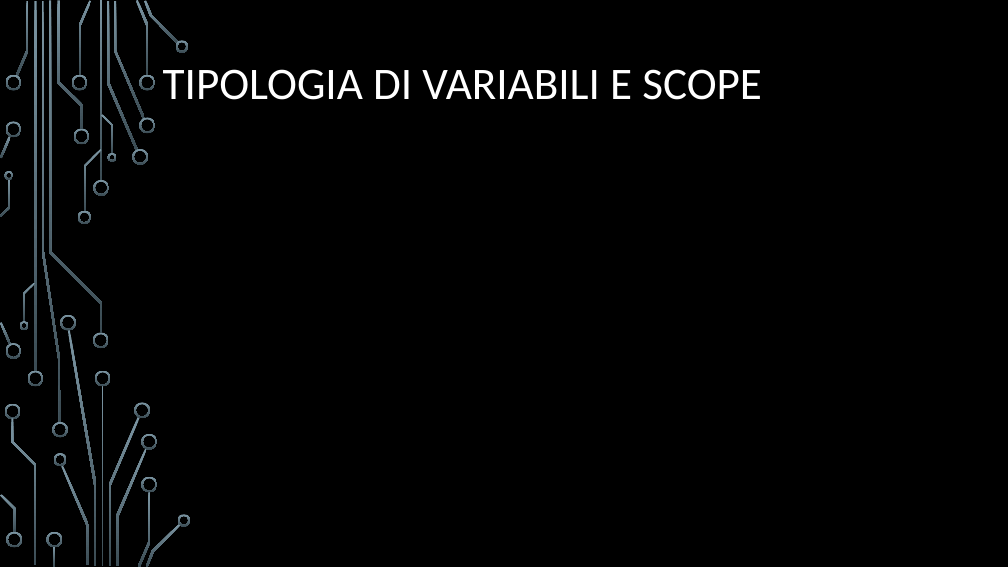
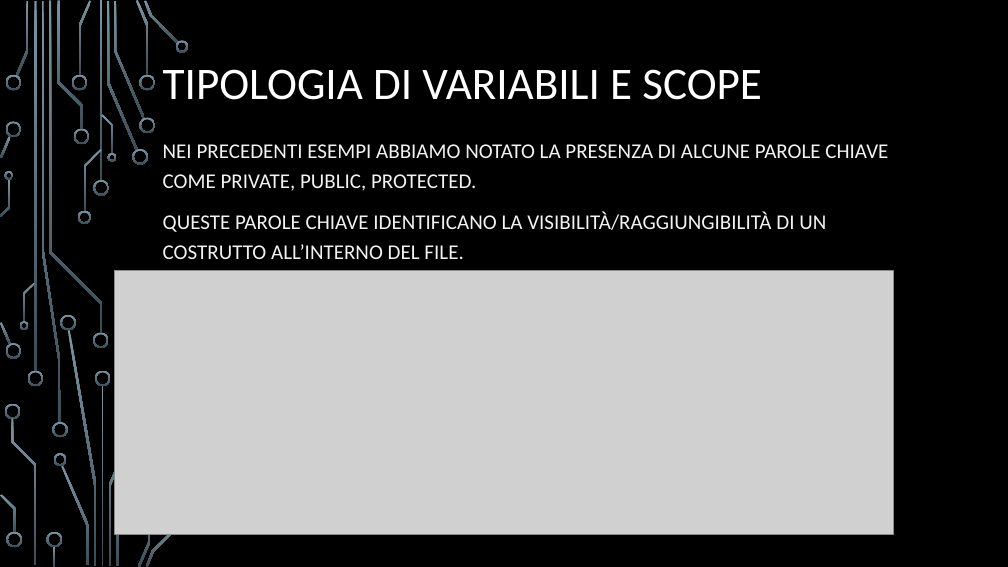
Before and after one commit to Eros-Capo/Corso-Java, a slide deck: slide 108 of Corso Java.pptx (slide 104 before the commit). Drawn at 1008x567 pixels with LibreOffice and Linux fonts; fonts in the diff are those of the drawing; grey boxes stand for pictures; background and template pictures are left out. Boxes give left, top, right and bottom in pixels: in the first picture for what was removed or moved away, otherwise in the second. Text is boxed around its words. In the diff, an @@ line names an element or a change of style, - is before the commit and + after.

```diff
--- a/Corso Java.pptx
+++ b/Corso Java.pptx
@@ subtitle added at [163,144,888,259], 20 pt, text #F2F2F2 @@
+NEI PRECEDENTI ESEMPI ABBIAMO NOTATO LA PRESENZA DI ALCUNE PAROLE CHIAVE COME PRIVATE, PUBLIC, PROTECTED.
+QUESTE PAROLE CHIAVE IDENTIFICANO LA VISIBILITÀ/RAGGIUNGIBILITÀ DI UN COSTRUTTO ALL’INTERNO DEL FILE.
@@ picture added at [115,271,894,534] @@
@@ group removed at [135,402,191,526]: 4 freeform shapes @@
```
Also in this commit, not shown: 18 other slides changed, 6 slides added, 2 slides removed, 1 other file.
